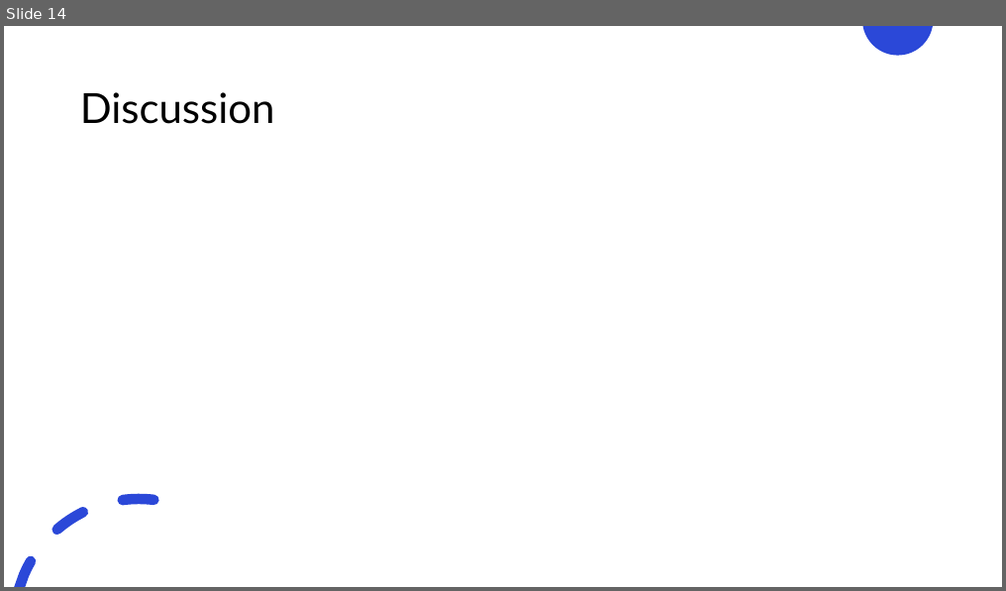
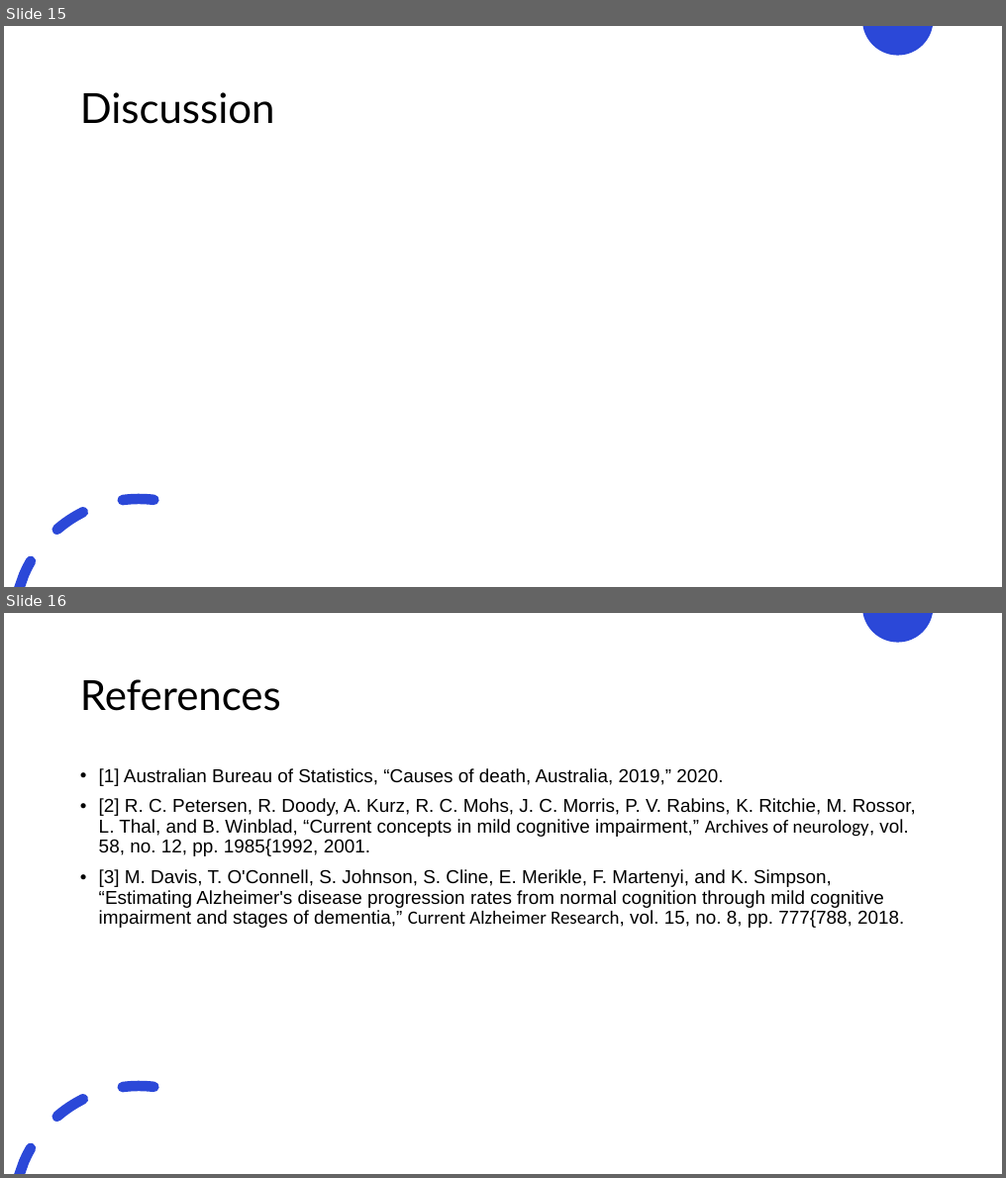
Before and after one commit to justin-bardwell/JB_AD, a slide deck: 21961992_Seminar.pptx. Shown one above the other, each under a label of ours: slide 14 before the commit, slides 15 and 16 after it. The pictures are 1006x591 and 1006x1178 pixels, drawn with LibreOffice and Linux fonts; fonts in the diff are those of the drawing. Boxes give left, top, right and bottom in pixels: in the first picture for what was removed or moved away, otherwise in the second. Text is boxed around its words. In the diff, an @@ line names an element or a change of style, - is before the commit and + after.

```diff
--- a/21961992_Seminar.pptx
+++ b/21961992_Seminar.pptx
@@ slide 16 added at (4,613,1002,1174), background #FFFFFF; not listed: 2 template elements that a slide beside it also shows @@
@@ title added at (80,679,281,711), 40 pt, text #000000 @@
+References
@@ text added at (99,768,916,928), 18 pt, text #000000 @@
+• [1] Australian Bureau of Statistics, “Causes of death, Australia, 2019,” 2020.
+• [2] R. C. Petersen, R. Doody, A. Kurz, R. C. Mohs, J. C. Morris, P. V. Rabins, K. Ritchie, M. Rossor, L. Thal, and B. Winblad, “Current concepts in mild cognitive impairment,” Archives of neurology, vol. 58, no. 12, pp. 1985{1992, 2001.
+• [3] M. Davis, T. O'Connell, S. Johnson, S. Cline, E. Merikle, F. Martenyi, and K. Simpson, “Estimating Alzheimer's disease progression rates from normal cognition through mild cognitive impairment and stages of dementia,” Current Alzheimer Research, vol. 15, no. 8, pp. 777{788, 2018.
@@ what was slide 14 is now slide 15 @@
```
Also in this commit, not shown: 4 slides changed, 1 other slide added, 1 slide removed, 9 other files.
